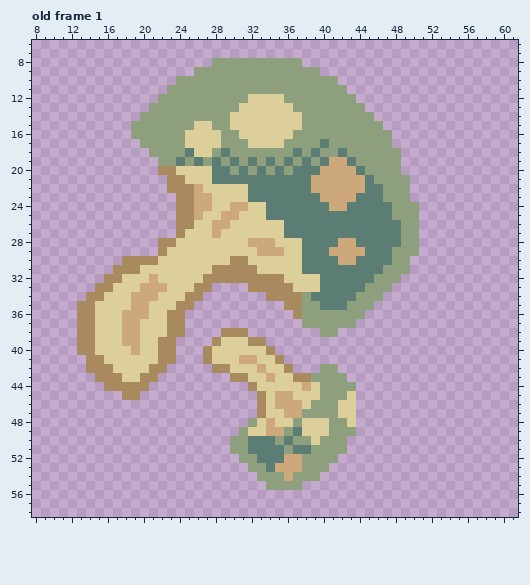
One commit to this pixel-art file: Table/sprites/mushrooms.aseprite. The picture above was drawn from the file before the commit.
64x64 pixels, 3 frames. Shown: old frame 1: x 8..61, y 6..58. The commit also changed other frames, which this record leaves out.
New version:
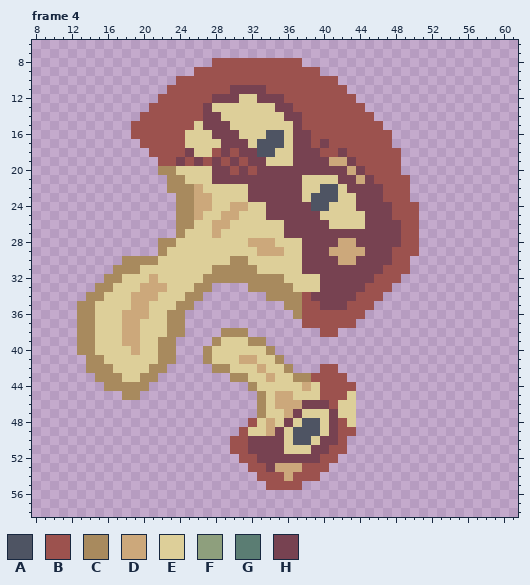
Palette (. is transparent): A #4e5463  B #9c524e  C #a88a5e  D #cca87b  E #ddcf99  F #8e9f7d  G #5b7d73  H #774251
A new or re-ordered frame is compared with the old frame closest to it.
The edit:
frames 3 -> 6
Changed rows in their new state; - is an unchanged pixel.
Frame 4 is new; against old frame 1:
first column x 19:
 8 ---------BBBBBBBBBB-------------
 9 -------BBBBBBBBBBBBBB-----------
10 -----BBBBBBBBBBBBBBBBBB---------
11 ----BBBBBBBHHHHBBBBBBBBB--------
12 ---BBBBBBHHHE-HHHBBBBBBBB-------
13 --BBBBBBHEEE----HHBBBBBBBB------
14 -BBBBBBBHHE------HHBBBBBBBB-----
15 BBBBBBB-HHH-------HBBBBBBBBB----
16 BBBBBB---HHH---AA-HHBBBBBBBBB---
17 -BBBBB----HHH-AAAEHHBHBBBBBBB---
18 --BBBBH--BHBHHAAEEHHHBBHBBBBBB--
19 ---BBHBHBHBHBHHEEEHHHH--HBBBBB--
20 ---------HHBHBHHHHHHHHHH-HBBBB--
21 ---------HHHHHHHHHHEEEEHH-HBBBB-
22 -------------HHHHHHEEAAEHHHHBBB-
23 -------------HHHHHHEAAAEEHHHBBB-
24 ---------------HHHHHAAEEEHHHHBBB
25 ---------------HHHHHHEEEEEHHHBBB
26 -----------------HHHHHEEEEHHHHBB
27 -----------------HHHHHHHHHHHHHBB
28 -------------------HHHH--HHHHHBB
29 -------------------HHH----HHHBBB
30 -------------------HHHH--HHHHBB-
31 -------------------HHHHHHHHHBBB-
32 ---------------------HHHHHHBBB--
33 ---------------------HHHHHBBB---
34 -------------------BHHHHHBBB----
35 -------------------BBHHHBBB-----
36 -------------------BBBBBBB------
37 -------------------BBBBBB-------
38 ---------------------BB---------
first column x 30:
42 ----------BB--
43 ---------BBBB-
44 ----------BBBB
45 ----------BBB-
46 --------HHHB--
47 -------HEEEH--
48 --B---HEAA-HB-
49 -B---HEAAA-HBB
50 BBHHHHEAA-HHB-
51 BBHHHHEEEHHBB-
52 -BBHHHHHHHBB--
53 --BBH---BBB---
54 ---BBB-BBB----
55 ----BBBB------
